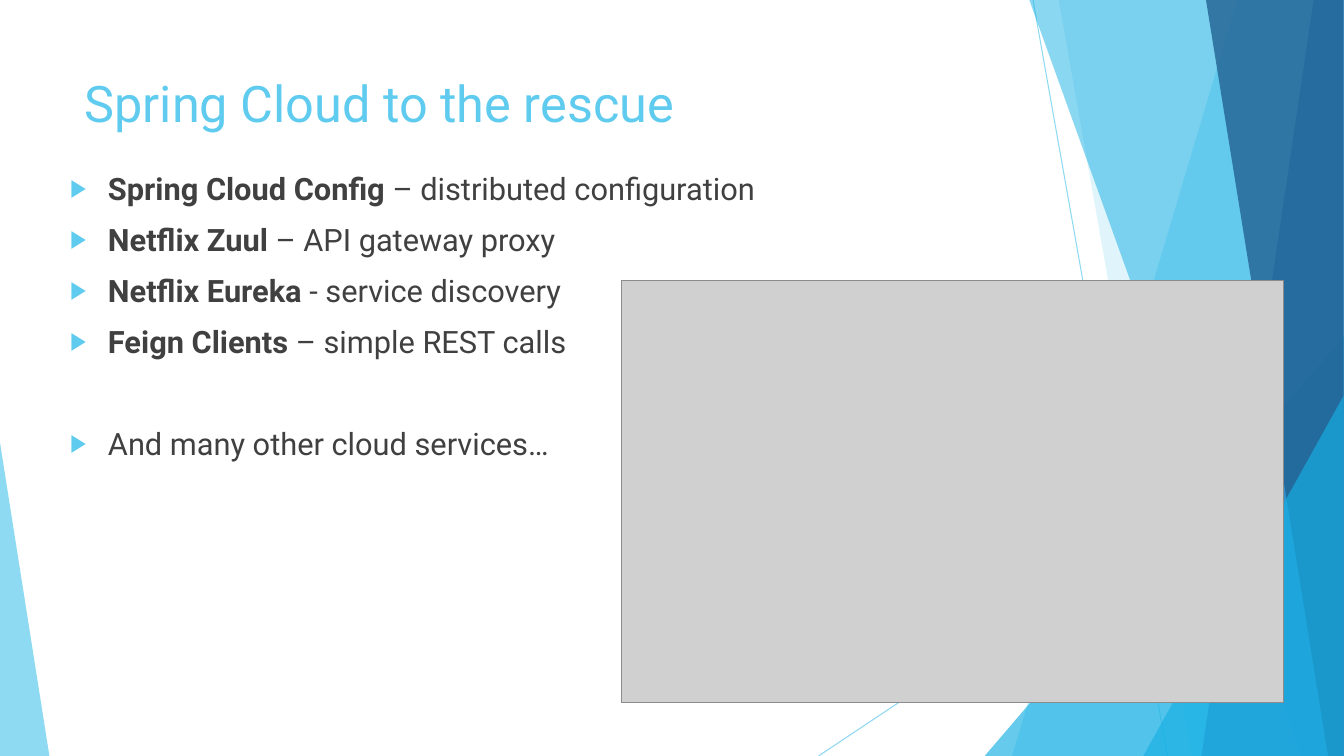
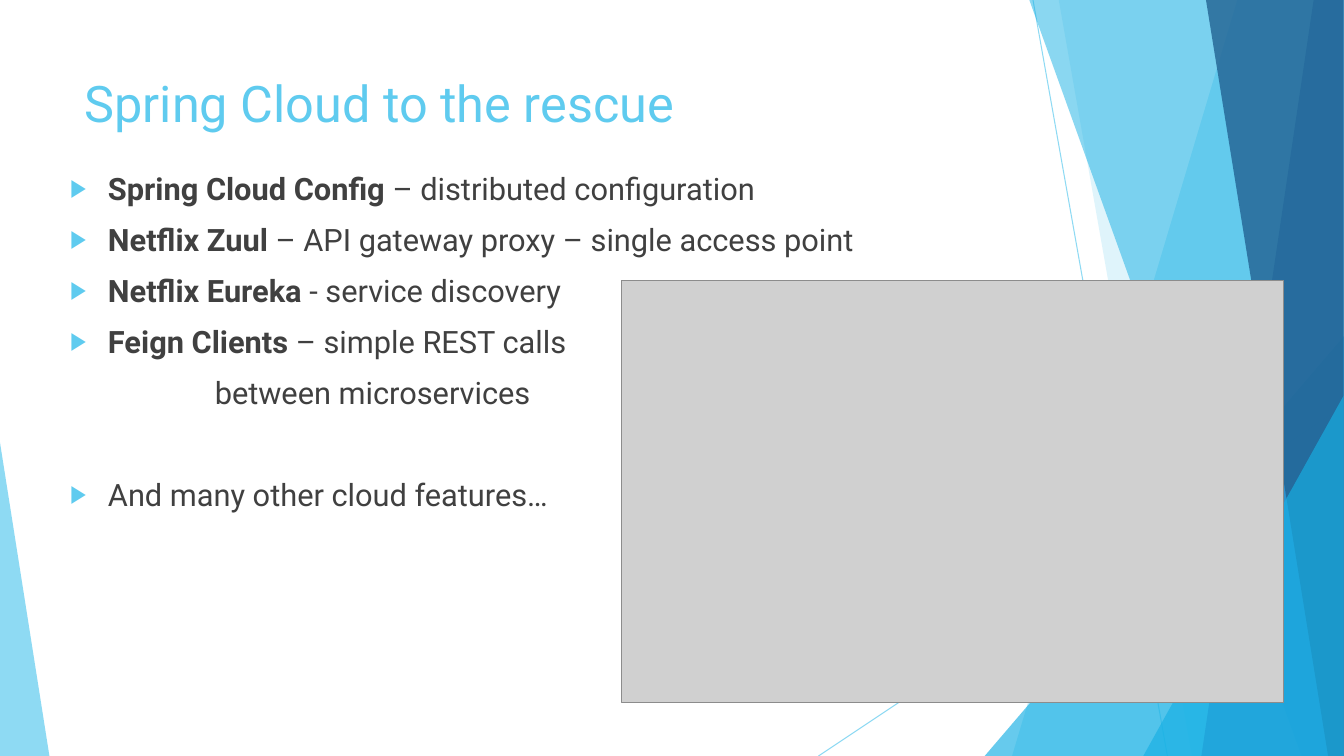
Before and after one commit to vlytsus/springboot-cloud-demo-one, a slide deck: slide 3 of docs/Introduction_To_Microservices_Part_3_microservice.pptx. Drawn at 1344x756 pixels with LibreOffice and Linux fonts; fonts in the diff are those of the drawing; grey boxes stand for pictures. Boxes give left, top, right and bottom in pixels: in the first picture for what was removed or moved away, otherwise in the second. Text is boxed around its words. In the diff, an @@ line names an element or a change of style, - is before the commit and + after.

Commit message:
Updated presentation

```diff
--- a/docs/Introduction_To_Microservices_Part_3_microservice.pptx
+++ b/docs/Introduction_To_Microservices_Part_3_microservice.pptx
@@ text at box(108, 227, 853, 258): text changed @@
-▶ Netflix Zuul – API gateway proxy
+▶ Netflix Zuul – API gateway proxy – single access point
@@ text at box(108, 381, 548, 513): text changed @@
-▶ And many other cloud services…
+between microservices
+▶ And many other cloud features…
```
Also in this commit, not shown: 4 other slides changed, 11 slides added, 2 slides removed.
